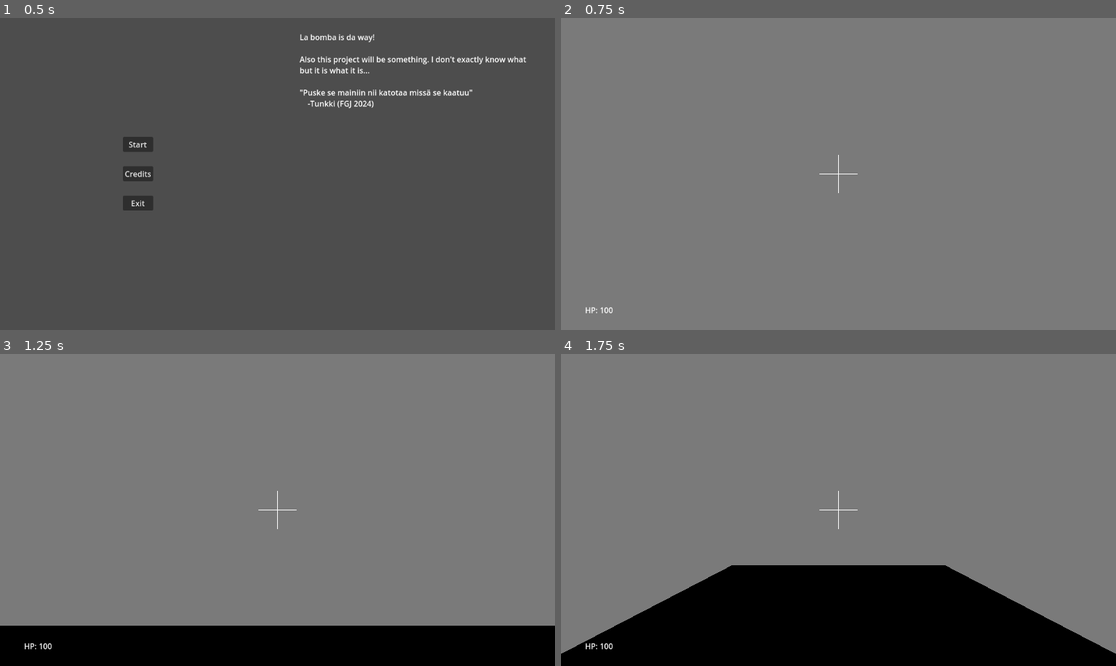
Above: before the commit, frames 1-4 (two rows, left to right).
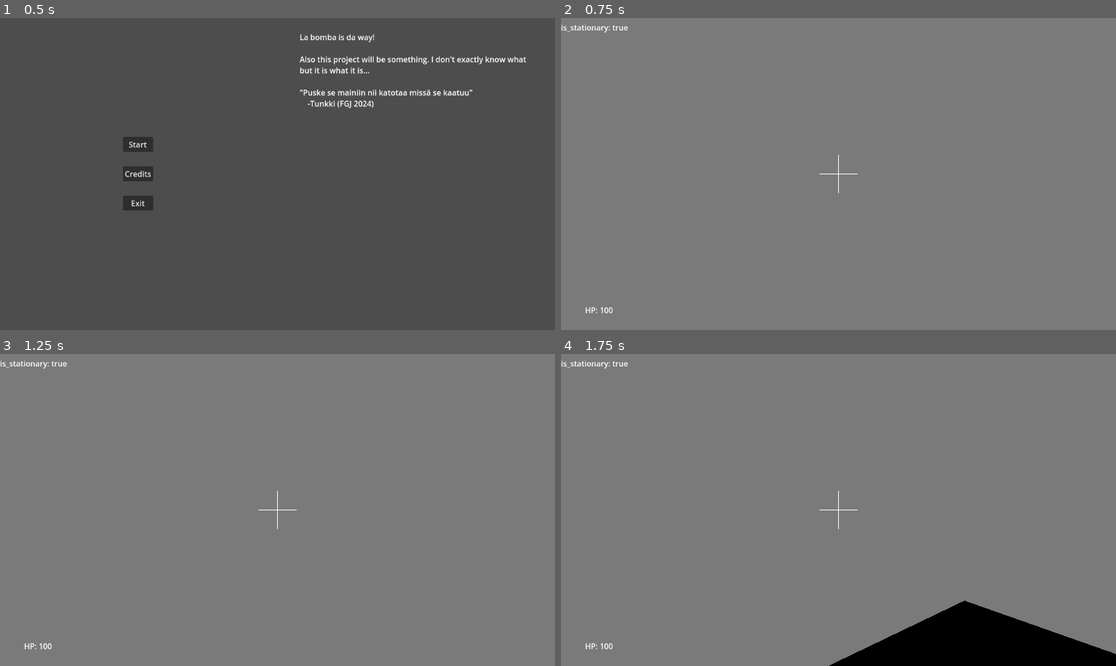
Above: after the commit, the same moments.

Repository: Lauri-Heiskanen/fgj_2025-quest-for-the-legendary-bubble-gum
Game: Godot game, scene res://scenet/MainMenu.tscn
Same seed, same stepped clock (60 frames per second), same inputs: the game is played once before the commit and once after it.
Inputs (mouse positions are in pixels of both pictures, inside the frame that each line leads up to):
- Up to frame 1 (0.5 s): no input
- Up to frame 2 (0.75 s): click "Start" at 0.5 s
- Up to frame 3 (1.25 s): no input
- Up to frame 4 (1.75 s): tap Enter (ui_accept) at 1.25, 1.52 s; move the mouse to (960, 494) at 1.27 s; hold D (right) from 1.28 s (still down); click (960, 494) at 1.42 s

Frame 1 is identical in both runs. In frame 2, 0.1% of the frame differs, in the area x 0-13%, y 2-5%; in frame 3, 13%; in frame 4, 18%, in the area x 0-100%, y 2-100%.

Commit message:
aaahhhhh

Diff:
--- a/scenet/player_ui.tscn
+++ b/scenet/player_ui.tscn
@@ -43,3 +43,11 @@
 [node name="Health" type="Label" parent="MarginContainer"]
 layout_mode = 2
 text = "Seppo"
+
+[node name="MarginContainer2" type="MarginContainer" parent="."]
+layout_mode = 0
+offset_right = 40.0
+offset_bottom = 40.0
+
+[node name="is_stationary" type="Label" parent="MarginContainer2"]
+layout_mode = 2
--- a/scripts/player.gd
+++ b/scripts/player.gd
@@ -7,6 +7,9 @@
 @onready var head : MeshInstance3D = $Head
 @onready var cam_first : Camera3D = $Head/First
 
+var is_stationary = true
+var start_rot = Quaternion(transform.basis)
+var target_rot = Quaternion(transform.basis)
 
 var motion : int = 0
 var turn : int = 0
@@ -17,15 +20,40 @@
 
 
 func _physics_process(delta: float) -> void:
-	# Add the gravity.
-	if not is_on_floor():
-		velocity += get_gravity() * delta
 
 	if Input.is_action_pressed("forward"):
 		print("forward")
 
 	elif Input.is_action_pressed("backward"):
 		print("backward")
+
+	elif Input.is_action_pressed("left"):
+		if is_stationary:
+			is_stationary = false
+			start_rot = Quaternion(transform.basis)
+			target_rot = (start_rot * Quaternion(0, 1, 0, 1)).normalized()
+			print("Left")
+
+	elif Input.is_action_pressed("right"):
+		if is_stationary:
+			is_stationary = false
+			start_rot = Quaternion(transform.basis)
+			target_rot = (start_rot * Quaternion(0, -1, 0, 1)).normalized()
+			print("Right")
+
+	transform.basis = Basis(Quaternion(transform.basis).slerp(target_rot, delta))
+
+	if !is_stationary:
+		if target_rot == Quaternion(transform.basis):
+			start_rot = Quaternion(transform.basis)
+			target_rot = Quaternion(transform.basis)
+			is_stationary = true
+
+		else:
+			print(target_rot)
+			print(Quaternion(transform.basis))
+			print()
+
 
 	move_and_slide()
 
@@ -35,12 +63,3 @@
 		Input.mouse_mode = Input.MOUSE_MODE_CAPTURED
 	if event.is_action_pressed("ui_cancel"):
 		Input.mouse_mode = Input.MOUSE_MODE_VISIBLE
-
-	if event.is_action_pressed("left"):
-		rotate_y(deg_to_rad(90))
-		print("Left: ", rotation)
-
-	if event.is_action_pressed("right"):
-		rotate_y(deg_to_rad(-90))
-
-		print("Right: ", rotation)
--- a/scripts/player_ui.gd
+++ b/scripts/player_ui.gd
@@ -3,11 +3,14 @@
 var health : int = 100
 
 @onready var lbl_hp : Label = $MarginContainer/Health
+@onready var lbl_player_stationary : Label = $MarginContainer2/is_stationary
 
 
 # Called when the node enters the scene tree for the first time.
 func _ready() -> void:
 	lbl_hp.text = "HP: " + str(health)
+	lbl_player_stationary.text = "is_stationary: " + str(get_parent().is_stationary)
+
 
 
 # Called every frame. 'delta' is the elapsed time since the previous frame.
Not shown: 1 places in scenet/player.tscn that only renumber resources
Not shown: 1 places in scenet/player_ui.tscn that only renumber resources
